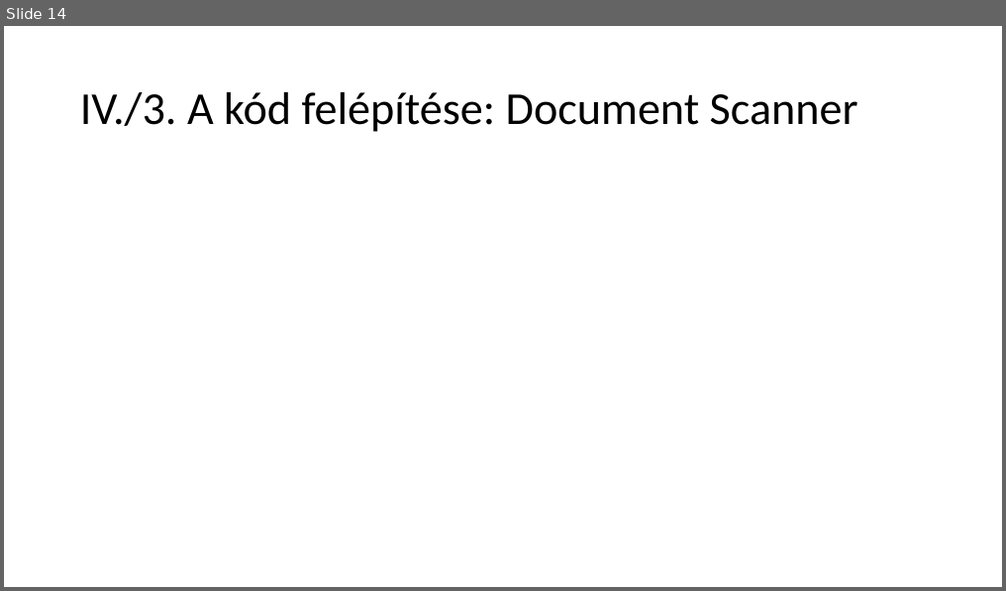
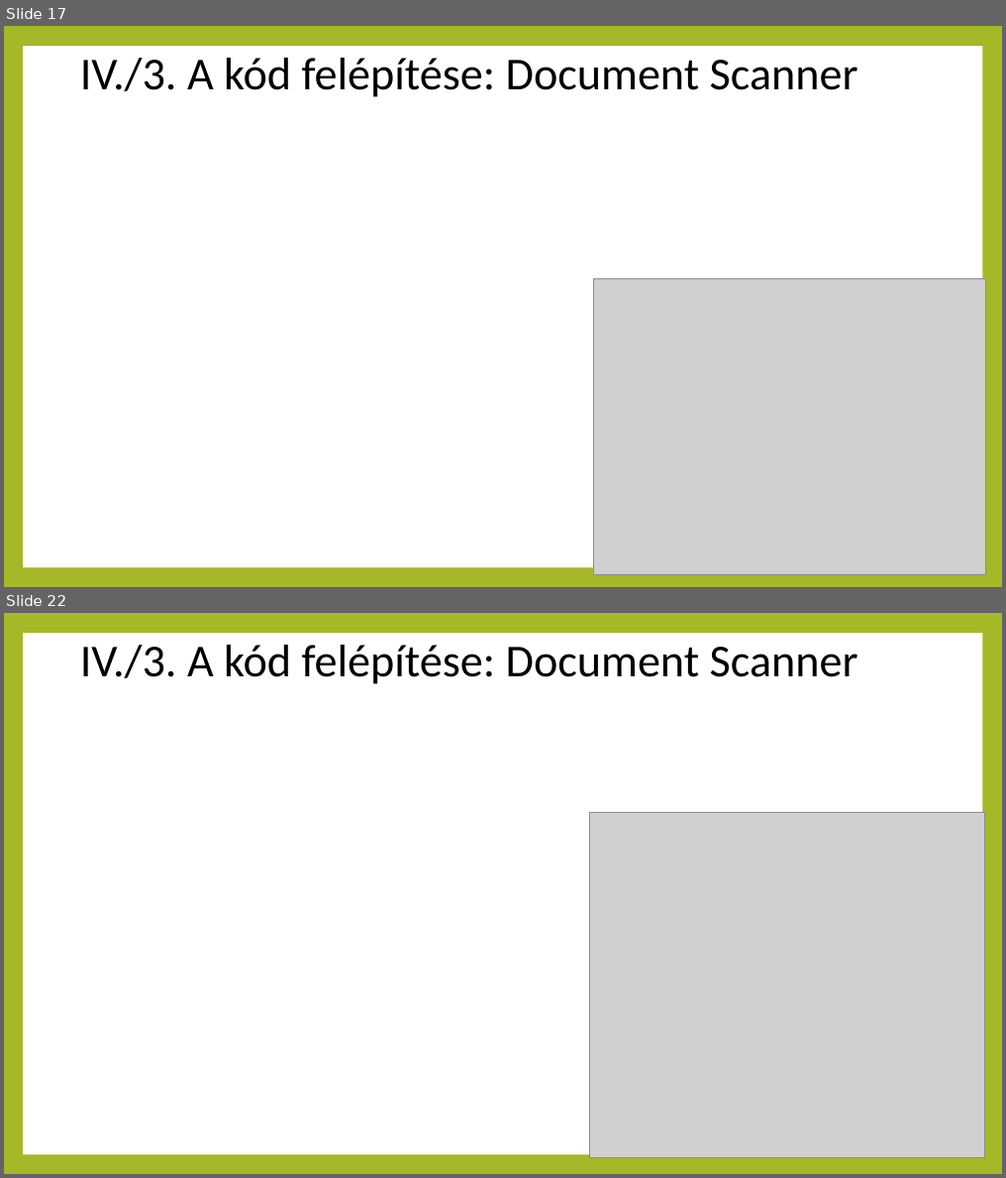
Before and after one commit to PatrikBauer/projektfeladatCV, a slide deck: projekthu.pptx. Shown one above the other, each under a label of ours: slide 14 before the commit, slides 17 and 22 after it; the slides between them are not shown. The pictures are 1006x591 and 1006x1178 pixels, drawn with LibreOffice and Linux fonts; fonts in the diff are those of the drawing; grey boxes stand for pictures. Boxes give left, top, right and bottom in pixels: in the first picture for what was removed or moved away, otherwise in the second. Text is boxed around its words. In the diff, an @@ line names an element or a change of style, - is before the commit and + after.

```diff
--- a/projekthu.pptx
+++ b/projekthu.pptx
@@ slide 22 added at [4, 613, 1002, 1174], background #A6B727; not listed: 1 template element that a slide beside it also shows @@
@@ title added at [80, 645, 858, 684], 44 pt, text #000000 @@
+IV./3. A kód felépítése: Document Scanner
@@ picture added at [589, 812, 985, 1157] @@
@@ what was slide 14 is now slide 17 @@
@@ slide 17 changed as well @@
@@ background #FFFFFF to #A6B727 @@
@@ rectangle added at [23, 46, 982, 568], fill #FFFFFF @@
@@ title "IV./3. A kód felépítése: Document ...": place and size @@
-title "IV./3. A kód felépítése: Document ..." at [80, 92, 858, 132]
+title "IV./3. A kód felépítése: Document ..." at [80, 58, 858, 97]
@@ picture added at [593, 279, 985, 575] @@
```
Also in this commit, not shown: 16 other slides changed, 8 other slides added, 4 other files.
